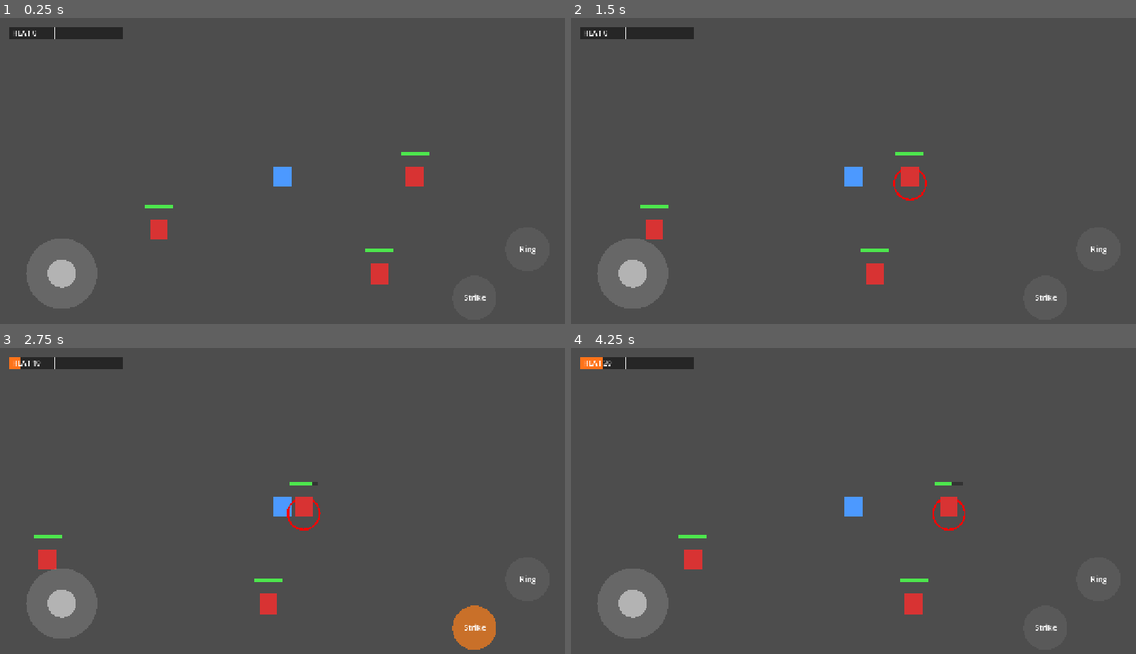
Above: before the commit, frames 1-4 (two rows, left to right).
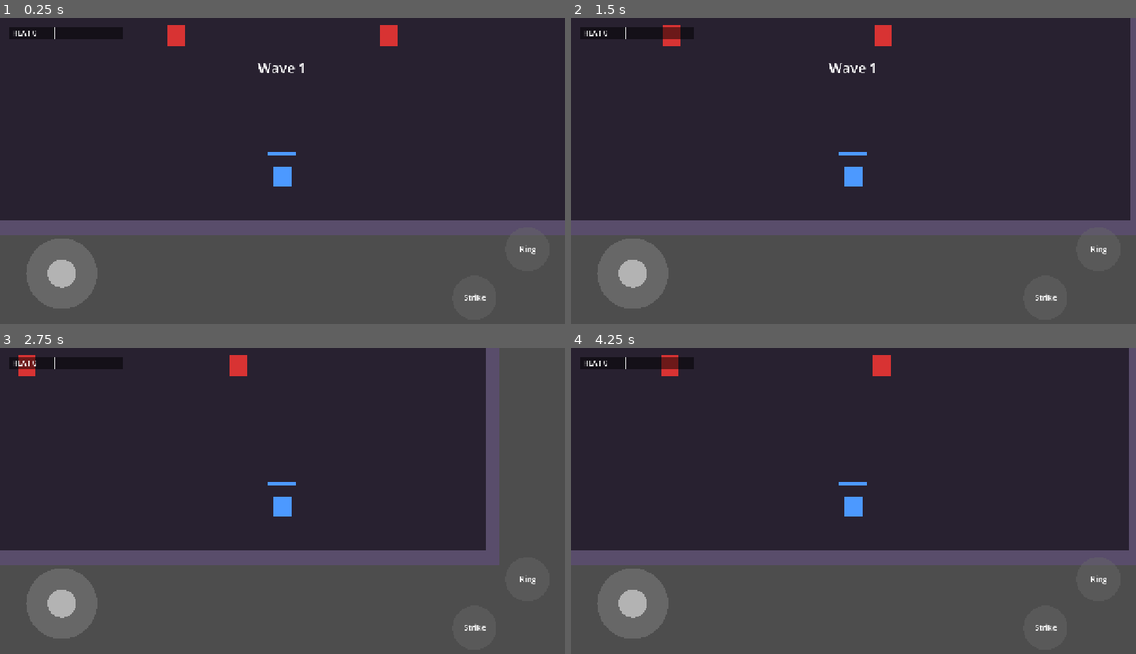
Above: after the commit, the same moments.

Repository: heytylo-png/star-patrol
Game: Godot game, scene res://scenes/hollow_throne.tscn
Two runs of this game, one before a commit and one after it. Both use one fixed random seed, a clock stepped at 60 frames per second and the inputs below. Before the commit the project starts from res://scenes/main.tscn.
Inputs (mouse positions are in pixels of both pictures, inside the frame that each line leads up to):
- Up to frame 1 (0.25 s): no input
- Up to frame 2 (1.5 s): tap Enter at 0.5 s; move the mouse to (977, 161) at 0.52 s; hold D (move_right) 0.53-1.25 s; click (977, 161) at 0.67 s; drag from (740, 192) to (825, 241) at 1.27 s
- Up to frame 3 (2.75 s): tap Space at 2 s; move the mouse to (339, 436) at 2.02 s; hold D (move_right) from 2.03 s (still down)
- Up to frame 4 (4.25 s): release D (move_right) at 2.75 s; drag from (825, 571) to (684, 458) at 2.77 s; tap Enter at 3.5 s; move the mouse to (1023, 553) at 3.52 s; hold A (move_left) from 3.53 s (still down)

The runs differ from the first frame. In frame 1, 70% of the frame differs, in the area x 0-100%, y 0-88%; in frame 2, 70%; in frame 3, 63%; in frame 4, 70%.

Commit message:
Add Hollow Throne room: waves, boss, door and exit
- New main scene hollow_throne.tscn: walled room, pillars, door, corridor exit
- Enemies chase the player and hit back; player has HP and can fall
- RoomDirector: wave 1 (4 enemies), then the Throne Guardian boss; heals between
  waves, opens the door when cleared, win at the exit, restart on win or death
- Wall script that sizes itself in the Inspector and draws in the editor
- enemy.tscn and boss.tscn as reusable scenes; main.tscn kept as a sandbox

Co-Authored-By: Claude Opus 5.5 <noreply@anthropic.com>
Claude-Session: https://claude.ai/code/session_019ZoxFiAo42TsUSjR1Jd1ko

Diff:
--- a/project.godot
+++ b/project.godot
@@ -8,7 +8,7 @@
 
 config/name="Star Patrol"
 config/description="A co-op pixel-art mobile action RPG for 1-4 players."
-run/main_scene="res://scenes/main.tscn"
+run/main_scene="res://scenes/hollow_throne.tscn"
 config/features=PackedStringArray("4.7", "Mobile")
 
 [display]
--- /dev/null
+++ b/scenes/boss.tscn
@@ -0,0 +1,26 @@
+[gd_scene load_steps=3 format=3]
+
+[ext_resource type="Script" path="res://scripts/enemy.gd" id="1_enemy"]
+
+[sub_resource type="CircleShape2D" id="CircleShape2D_boss"]
+radius = 20.0
+
+[node name="ThroneGuardian" type="CharacterBody2D"]
+motion_mode = 1
+script = ExtResource("1_enemy")
+max_hp = 160
+move_speed = 45.0
+aggro_range = 600.0
+attack_range = 44.0
+attack_damage = 8
+attack_cooldown = 1.6
+bar_width = 48.0
+bar_offset = 36.0
+ring_radius = 28.0
+
+[node name="Body" type="Polygon2D" parent="."]
+color = Color(0.55, 0.2, 0.75, 1)
+polygon = PackedVector2Array(-16, -20, 16, -20, 16, 20, -16, 20)
+
+[node name="CollisionShape2D" type="CollisionShape2D" parent="."]
+shape = SubResource("CircleShape2D_boss")
--- /dev/null
+++ b/scenes/enemy.tscn
@@ -0,0 +1,17 @@
+[gd_scene load_steps=3 format=3]
+
+[ext_resource type="Script" path="res://scripts/enemy.gd" id="1_enemy"]
+
+[sub_resource type="CircleShape2D" id="CircleShape2D_enemy"]
+radius = 12.0
+
+[node name="Enemy" type="CharacterBody2D"]
+motion_mode = 1
+script = ExtResource("1_enemy")
+
+[node name="Body" type="Polygon2D" parent="."]
+color = Color(0.85, 0.2, 0.2, 1)
+polygon = PackedVector2Array(-10, -12, 10, -12, 10, 12, -10, 12)
+
+[node name="CollisionShape2D" type="CollisionShape2D" parent="."]
+shape = SubResource("CircleShape2D_enemy")
--- /dev/null
+++ b/scenes/hollow_throne.tscn
@@ -0,0 +1,213 @@
+[gd_scene load_steps=14 format=3]
+
+[ext_resource type="Script" path="res://scripts/main.gd" id="1_main"]
+[ext_resource type="Script" path="res://scripts/flame_warden.gd" id="2_warden"]
+[ext_resource type="Script" path="res://scripts/virtual_joystick.gd" id="3_joystick"]
+[ext_resource type="Script" path="res://scripts/wall.gd" id="4_wall"]
+[ext_resource type="PackedScene" path="res://scenes/enemy.tscn" id="5_enemy"]
+[ext_resource type="PackedScene" path="res://scenes/boss.tscn" id="6_boss"]
+[ext_resource type="Script" path="res://scripts/heat_bar.gd" id="7_heat"]
+[ext_resource type="Script" path="res://scripts/skill_button.gd" id="8_skill"]
+[ext_resource type="Script" path="res://scripts/room_director.gd" id="9_director"]
+
+[sub_resource type="CircleShape2D" id="CircleShape2D_player"]
+radius = 12.0
+
+[sub_resource type="RectangleShape2D" id="RectangleShape2D_exit"]
+size = Vector2(80, 30)
+
+[node name="HollowThrone" type="Node2D" node_paths=PackedStringArray("player")]
+script = ExtResource("1_main")
+player = NodePath("Player")
+
+[node name="Floor" type="Polygon2D" parent="."]
+z_index = -10
+color = Color(0.16, 0.13, 0.19, 1)
+polygon = PackedVector2Array(-400, -250, 400, -250, 400, 250, -400, 250)
+
+[node name="CorridorFloor" type="Polygon2D" parent="."]
+z_index = -10
+color = Color(0.16, 0.13, 0.19, 1)
+polygon = PackedVector2Array(-40, -358, 40, -358, 40, -250, -40, -250)
+
+[node name="Walls" type="Node2D" parent="."]
+
+[node name="NorthLeft" type="StaticBody2D" parent="Walls"]
+position = Vector2(-220, -258)
+script = ExtResource("4_wall")
+size = Vector2(360, 16)
+
+[node name="NorthRight" type="StaticBody2D" parent="Walls"]
+position = Vector2(220, -258)
+script = ExtResource("4_wall")
+size = Vector2(360, 16)
+
+[node name="South" type="StaticBody2D" parent="Walls"]
+position = Vector2(0, 258)
+script = ExtResource("4_wall")
+size = Vector2(816, 16)
+
+[node name="West" type="StaticBody2D" parent="Walls"]
+position = Vector2(-408, 0)
+script = ExtResource("4_wall")
+size = Vector2(16, 532)
+
+[node name="East" type="StaticBody2D" parent="Walls"]
+position = Vector2(408, 0)
+script = ExtResource("4_wall")
+size = Vector2(16, 532)
+
+[node name="PillarLeft" type="StaticBody2D" parent="Walls"]
+position = Vector2(-200, -60)
+script = ExtResource("4_wall")
+size = Vector2(40, 40)
+
+[node name="PillarRight" type="StaticBody2D" parent="Walls"]
+position = Vector2(200, -60)
+script = ExtResource("4_wall")
+size = Vector2(40, 40)
+
+[node name="CorridorLeft" type="StaticBody2D" parent="Walls"]
+position = Vector2(-48, -312)
+script = ExtResource("4_wall")
+size = Vector2(16, 92)
+
+[node name="CorridorRight" type="StaticBody2D" parent="Walls"]
+position = Vector2(48, -312)
+script = ExtResource("4_wall")
+size = Vector2(16, 92)
+
+[node name="CorridorEnd" type="StaticBody2D" parent="Walls"]
+position = Vector2(0, -366)
+script = ExtResource("4_wall")
+size = Vector2(112, 16)
+
+[node name="Door" type="StaticBody2D" parent="."]
+position = Vector2(0, -258)
+script = ExtResource("4_wall")
+size = Vector2(80, 16)
+color = Color(0.6, 0.35, 0.15, 1)
+
+[node name="Exit" type="Area2D" parent="."]
+position = Vector2(0, -330)
+
+[node name="CollisionShape2D" type="CollisionShape2D" parent="Exit"]
+shape = SubResource("RectangleShape2D_exit")
+
+[node name="Player" type="CharacterBody2D" parent="." node_paths=PackedStringArray("joystick")]
+position = Vector2(0, 200)
+motion_mode = 1
+script = ExtResource("2_warden")
+joystick = NodePath("../UI/Joystick")
+
+[node name="Body" type="Polygon2D" parent="Player"]
+color = Color(0.3, 0.6, 1, 1)
+polygon = PackedVector2Array(-10, -12, 10, -12, 10, 12, -10, 12)
+
+[node name="CollisionShape2D" type="CollisionShape2D" parent="Player"]
+shape = SubResource("CircleShape2D_player")
+
+[node name="Camera2D" type="Camera2D" parent="Player"]
+zoom = Vector2(2, 2)
+
+[node name="Waves" type="Node2D" parent="."]
+
+[node name="Wave1" type="Node2D" parent="Waves"]
+
+[node name="Enemy1" parent="Waves/Wave1" instance=ExtResource("5_enemy")]
+position = Vector2(-250, -150)
+
+[node name="Enemy2" parent="Waves/Wave1" instance=ExtResource("5_enemy")]
+position = Vector2(250, -150)
+
+[node name="Enemy3" parent="Waves/Wave1" instance=ExtResource("5_enemy")]
+position = Vector2(-120, 40)
+
+[node name="Enemy4" parent="Waves/Wave1" instance=ExtResource("5_enemy")]
+position = Vector2(120, 40)
+
+[node name="Wave2" type="Node2D" parent="Waves"]
+
+[node name="ThroneGuardian" parent="Waves/Wave2" instance=ExtResource("6_boss")]
+position = Vector2(0, -150)
+
+[node name="UI" type="CanvasLayer" parent="."]
+
+[node name="Joystick" type="Control" parent="UI"]
+layout_mode = 3
+anchors_preset = 2
+anchor_top = 1.0
+anchor_bottom = 1.0
+offset_left = 20.0
+offset_top = -260.0
+offset_right = 260.0
+offset_bottom = -20.0
+grow_vertical = 0
+script = ExtResource("3_joystick")
+
+[node name="HeatBar" type="Control" parent="UI" node_paths=PackedStringArray("player")]
+layout_mode = 3
+anchors_preset = 0
+offset_left = 20.0
+offset_top = 20.0
+offset_right = 280.0
+offset_bottom = 48.0
+script = ExtResource("7_heat")
+player = NodePath("../../Player")
+
+[node name="StrikeButton" type="Control" parent="UI" node_paths=PackedStringArray("player")]
+layout_mode = 3
+anchors_preset = 3
+anchor_left = 1.0
+anchor_top = 1.0
+anchor_right = 1.0
+anchor_bottom = 1.0
+offset_left = -260.0
+offset_top = -140.0
+offset_right = -150.0
+offset_bottom = -30.0
+grow_horizontal = 0
+grow_vertical = 0
+script = ExtResource("8_skill")
+player = NodePath("../../Player")
+label = "Strike"
+
+[node name="RingButton" type="Control" parent="UI" node_paths=PackedStringArray("player")]
+layout_mode = 3
+anchors_preset = 3
+anchor_left = 1.0
+anchor_top = 1.0
+anchor_right = 1.0
+anchor_bottom = 1.0
+offset_left = -140.0
+offset_top = -250.0
+offset_right = -30.0
+offset_bottom = -140.0
+grow_horizontal = 0
+grow_vertical = 0
+script = ExtResource("8_skill")
+player = NodePath("../../Player")
+skill_index = 1
+label = "Ring"
+
+[node name="Message" type="Label" parent="UI"]
+visible = false
+layout_mode = 3
+anchors_preset = 5
+anchor_left = 0.5
+anchor_right = 0.5
+offset_left = -320.0
+offset_top = 90.0
+offset_right = 320.0
+offset_bottom = 140.0
+grow_horizontal = 2
+theme_override_font_sizes/font_size = 32
+horizontal_alignment = 1
+
+[node name="RoomDirector" type="Node" parent="." node_paths=PackedStringArray("player", "waves_root", "door", "exit_area", "message")]
+script = ExtResource("9_director")
+player = NodePath("../Player")
+waves_root = NodePath("../Waves")
+door = NodePath("../Door")
+exit_area = NodePath("../Exit")
+message = NodePath("../UI/Message")
--- a/scripts/enemy.gd
+++ b/scripts/enemy.gd
@@ -1,13 +1,27 @@
 class_name Enemy
 extends CharacterBody2D
-## A basic enemy with HP. Draws its own HP bar and a red ring when targeted.
+## A basic enemy with HP. Chases the player once they come close (or once hit),
+## and attacks when next to them. Draws its own HP bar and a red ring when targeted.
 
 signal died
 
 @export var max_hp: int = 50
+@export var move_speed: float = 60.0          ## Pixels per second while chasing.
+@export var aggro_range: float = 150.0        ## Starts chasing when the player is this close.
+@export var attack_range: float = 30.0        ## Hits the player when this close.
+@export var attack_damage: int = 4
+@export var attack_cooldown: float = 1.5      ## Seconds between hits.
+
+@export_group("Look")
+@export var bar_width: float = 32.0           ## HP bar width (bigger for bosses).
+@export var bar_offset: float = 28.0          ## How far above the center the HP bar sits.
+@export var ring_radius: float = 18.0         ## Size of the red target ring.
 
 var hp: int
 var _targeted: bool = false
+var _aggro: bool = false
+var _attack_timer: float = 0.0
+var _player: Player = null
 
 
 func _ready() -> void:
@@ -15,9 +29,31 @@
 	add_to_group("enemies")  # The tap-to-target code looks for this group.
 
 
+func _physics_process(delta: float) -> void:
+	_attack_timer = maxf(_attack_timer - delta, 0.0)
+	if _player == null or not is_instance_valid(_player):
+		_player = get_tree().get_first_node_in_group("player") as Player
+		if _player == null:
+			return
+	if _player.is_dead or hp <= 0:
+		return
+	var distance: float = global_position.distance_to(_player.global_position)
+	if not _aggro and distance <= aggro_range:
+		_aggro = true
+	if not _aggro:
+		return
+	if distance > attack_range:
+		velocity = global_position.direction_to(_player.global_position) * move_speed
+		move_and_slide()
+	elif _attack_timer <= 0.0:
+		_attack_timer = attack_cooldown
+		_player.take_damage(attack_damage)
+
+
 func take_damage(amount: int) -> void:
 	if hp <= 0:
 		return  # Already dying (removal happens at the end of the frame).
+	_aggro = true  # Getting hit always makes it fight back.
 	hp -= amount
 	queue_redraw()
 	_flash()
@@ -40,9 +76,8 @@
 func _draw() -> void:
 	# Red ring under the enemy when it's the player's target.
 	if _targeted:
-		draw_arc(Vector2(0, 8), 18.0, 0.0, TAU, 32, Color.RED, 2.0)
+		draw_arc(Vector2(0, ring_radius * 0.45), ring_radius, 0.0, TAU, 32, Color.RED, 2.0)
 	# HP bar above the enemy.
-	var bar_width: float = 32.0
 	var fill: float = clampf(float(hp) / float(max_hp), 0.0, 1.0)
-	draw_rect(Rect2(-bar_width / 2.0, -28.0, bar_width, 4.0), Color(0.2, 0.2, 0.2))
-	draw_rect(Rect2(-bar_width / 2.0, -28.0, bar_width * fill, 4.0), Color(0.3, 0.9, 0.3))
+	draw_rect(Rect2(-bar_width / 2.0, -bar_offset, bar_width, 4.0), Color(0.2, 0.2, 0.2))
+	draw_rect(Rect2(-bar_width / 2.0, -bar_offset, bar_width * fill, 4.0), Color(0.3, 0.9, 0.3))
--- a/scripts/flame_warden.gd
+++ b/scripts/flame_warden.gd
@@ -57,6 +57,8 @@
 
 
 func can_use_skill(index: int) -> bool:
+	if is_dead:
+		return false
 	if index < 0 or index >= _cooldowns.size() or _cooldowns[index] > 0.0:
 		return false
 	match index:
@@ -109,6 +111,7 @@
 
 
 func _draw() -> void:
+	super()  # HP bar.
 	if _ring_effect > 0.0:
 		var color := Color(1.0, 0.5, 0.1, 1.0 - _ring_effect)
 		draw_arc(Vector2.ZERO, ring_radius * _ring_effect, 0.0, TAU, 48, color, 4.0)
--- a/scripts/player.gd
+++ b/scripts/player.gd
@@ -4,6 +4,9 @@
 ## and auto-attacks whatever enemy is targeted once it's in range.
 ## Class specializations (like FlameWarden) extend this script and add skills.
 
+signal died
+
+@export var max_hp: int = 100
 @export var move_speed: float = 120.0      ## Pixels per second.
 @export var attack_range: float = 40.0     ## How close the target must be to hit it.
 @export var attack_damage: int = 10
@@ -11,7 +14,15 @@
 @export var joystick: TouchJoystick        ## Drag your joystick node here in the Inspector.
 
 var target: Enemy = null
+var hp: int
+var is_dead: bool = false
 var _attack_timer: float = 0.0
+var _flash_tween: Tween
+
+
+func _ready() -> void:
+	hp = max_hp
+	add_to_group("player")  # Enemies find the player through this group.
 
 
 func _physics_process(delta: float) -> void:
@@ -54,6 +65,32 @@
 	_on_auto_attack_hit(target)
 
 
+func take_damage(amount: int) -> void:
+	if is_dead:
+		return
+	hp = maxi(hp - amount, 0)
+	queue_redraw()
+	if _flash_tween:
+		_flash_tween.kill()
+	if hp == 0:
+		is_dead = true
+		velocity = Vector2.ZERO
+		set_physics_process(false)
+		modulate = Color(0.4, 0.4, 0.4)
+		died.emit()
+		return
+	modulate = Color(1, 0.4, 0.4)
+	_flash_tween = create_tween()
+	_flash_tween.tween_property(self, "modulate", Color.WHITE, 0.15)
+
+
+func heal_full() -> void:
+	if is_dead:
+		return
+	hp = max_hp
+	queue_redraw()
+
+
 func has_target_in_range() -> bool:
 	if target == null or not is_instance_valid(target):
 		return false
@@ -80,3 +117,11 @@
 ## How much of skill `index`'s cooldown is left, from 1.0 (just used) to 0.0 (ready).
 func skill_cooldown_ratio(_index: int) -> float:
 	return 0.0
+
+
+func _draw() -> void:
+	# HP bar above the player.
+	var bar_width: float = 32.0
+	var fill: float = clampf(float(hp) / float(max_hp), 0.0, 1.0)
+	draw_rect(Rect2(-bar_width / 2.0, -28.0, bar_width, 4.0), Color(0.2, 0.2, 0.2))
+	draw_rect(Rect2(-bar_width / 2.0, -28.0, bar_width * fill, 4.0), Color(0.3, 0.6, 1.0))
--- /dev/null
+++ b/scripts/room_director.gd
@@ -0,0 +1,130 @@
+class_name RoomDirector
+extends Node
+## Runs a dungeon room: waves of enemies, then the door opens and the exit ends the run.
+##
+## Waves: put each wave's enemies inside its own Node2D under the Waves node, in order.
+## Only the first wave is in the room at the start; the next one appears when it's cleared.
+## The last wave is announced as the boss.
+
+@export var player: Player
+@export var waves_root: Node2D           ## The node holding Wave1, Wave2, ...
+@export var door: Node2D                 ## Removed when the last wave is cleared.
+@export var exit_area: Area2D            ## Walking in here (after the door opens) wins.
+@export var message: Label               ## Big text in the middle of the screen.
+@export var heal_between_waves: bool = true
+@export var boss_text: String = "The Throne Guardian awakens!"
+@export var win_text: String = "Hollow Throne cleared!"
+
+var _waves: Array[Node2D] = []
+var _current: int = -1
+var _alive: int = 0
+var _door_open: bool = false
+var _finished: bool = false
+var _message_id: int = 0
+
+
+func _ready() -> void:
+	# Wait one frame so every node in the room has finished setting up.
+	_setup.call_deferred()
+
+
+func _setup() -> void:
+	for child in waves_root.get_children():
+		var wave := child as Node2D
+		if wave:
+			_waves.append(wave)
+	# Take later waves out of the room until it's their turn.
+	for i in range(1, _waves.size()):
+		waves_root.remove_child(_waves[i])
+	player.died.connect(_on_player_died)
+	exit_area.body_entered.connect(_on_exit_body_entered)
+	if _waves.is_empty():
+		_open_door()
+	else:
+		_start_wave(0)
+
+
+func _exit_tree() -> void:
+	# Free waves that never got their turn (they're not in the tree, so nothing else will).
+	for wave in _waves:
+		if is_instance_valid(wave) and not wave.is_inside_tree():
+			wave.free()
+
+
+func _start_wave(index: int) -> void:
+	if player.is_dead:
+		return
+	_current = index
+	var wave: Node2D = _waves[index]
+	if not wave.is_inside_tree():
+		waves_root.add_child(wave)
+	_alive = 0
+	for child in wave.get_children():
+		var enemy := child as Enemy
+		if enemy:
+			_alive += 1
+			enemy.died.connect(_on_enemy_died)
+	var is_boss: bool = index == _waves.size() - 1 and _waves.size() > 1
+	_show(boss_text if is_boss else "Wave %d" % (index + 1))
+	if _alive == 0:
+		_on_wave_cleared()
+
+
+func _on_enemy_died() -> void:
+	_alive -= 1
+	if _alive <= 0:
+		_on_wave_cleared()
+
+
+func _on_wave_cleared() -> void:
+	if player.is_dead:
+		return
+	if heal_between_waves:
+		player.heal_full()
+	if _current + 1 < _waves.size():
+		_show("Wave cleared!")
+		get_tree().create_timer(2.0).timeout.connect(_start_wave.bind(_current + 1))
+	else:
+		_open_door()
+
+
+func _open_door() -> void:
+	_door_open = true
+	_show("The door is open. Head north!")
+	if door:
+		var tween := door.create_tween()
+		tween.tween_property(door, "modulate:a", 0.0, 0.6)
+		tween.tween_callback(door.queue_free)
+
+
+func _on_exit_body_entered(body: Node2D) -> void:
+	if body != player or not _door_open or _finished:
+		return
+	_finished = true
+	_show(win_text, 0.0)
+	get_tree().create_timer(4.0).timeout.connect(_restart)
+
+
+func _on_player_died() -> void:
+	if _finished:
+		return
+	_finished = true
+	_show("You fell...", 0.0)
+	get_tree().create_timer(3.0).timeout.connect(_restart)
+
+
+func _restart() -> void:
+	get_tree().reload_current_scene()
+
+
+## Shows `text` in the middle of the screen; hides it after `seconds` (0 = keep it).
+func _show(text: String, seconds: float = 2.5) -> void:
+	_message_id += 1
+	var id: int = _message_id
+	message.text = text
+	message.show()
+	if seconds <= 0.0:
+		return
+	await get_tree().create_timer(seconds).timeout
+	if id == _message_id:
+		message.hide()
--- /dev/null
+++ b/scripts/wall.gd
@@ -0,0 +1,36 @@
+@tool
+class_name Wall
+extends StaticBody2D
+## A solid rectangle that blocks movement. Set its Size and Color in the Inspector;
+## it shows up in the editor too, so you can lay out rooms by dragging walls around.
+
+@export var size: Vector2 = Vector2(64, 16):
+	set(value):
+		size = value
+		_rebuild()
+@export var color: Color = Color(0.35, 0.3, 0.42):
+	set(value):
+		color = value
+		queue_redraw()
+
+
+func _ready() -> void:
+	_rebuild()
+
+
+func _rebuild() -> void:
+	if not is_inside_tree():
+		return  # _ready() will build it.
+	var shape_node := get_node_or_null("Shape") as CollisionShape2D
+	if shape_node == null:
+		shape_node = CollisionShape2D.new()
+		shape_node.name = "Shape"
+		add_child(shape_node)  # Made in code, so it isn't saved into the scene.
+	var rect := RectangleShape2D.new()
+	rect.size = size
+	shape_node.shape = rect
+	queue_redraw()
+
+
+func _draw() -> void:
+	draw_rect(Rect2(-size / 2.0, size), color)
Not shown, changed: docs/SETUP.md
